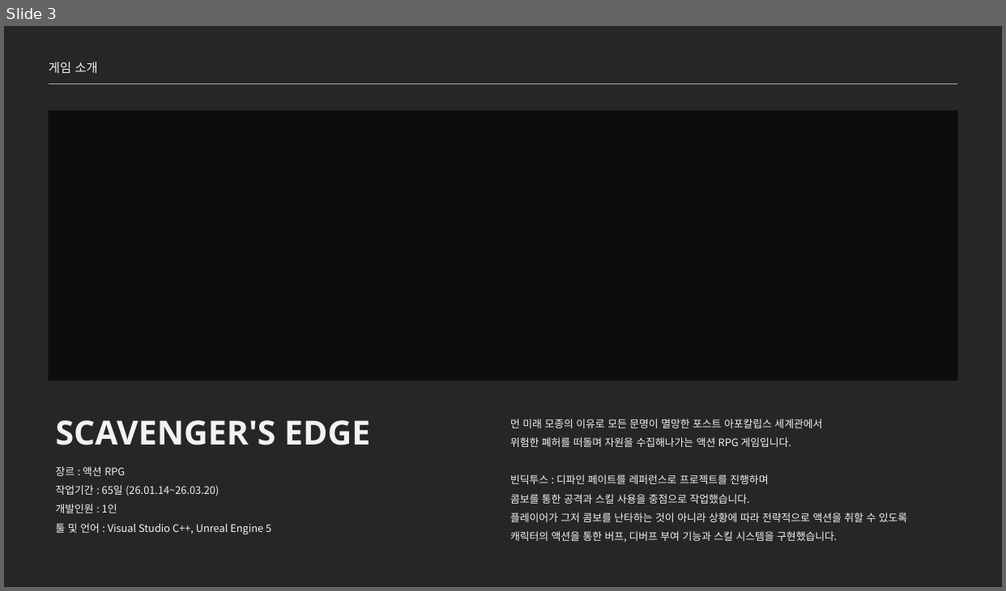
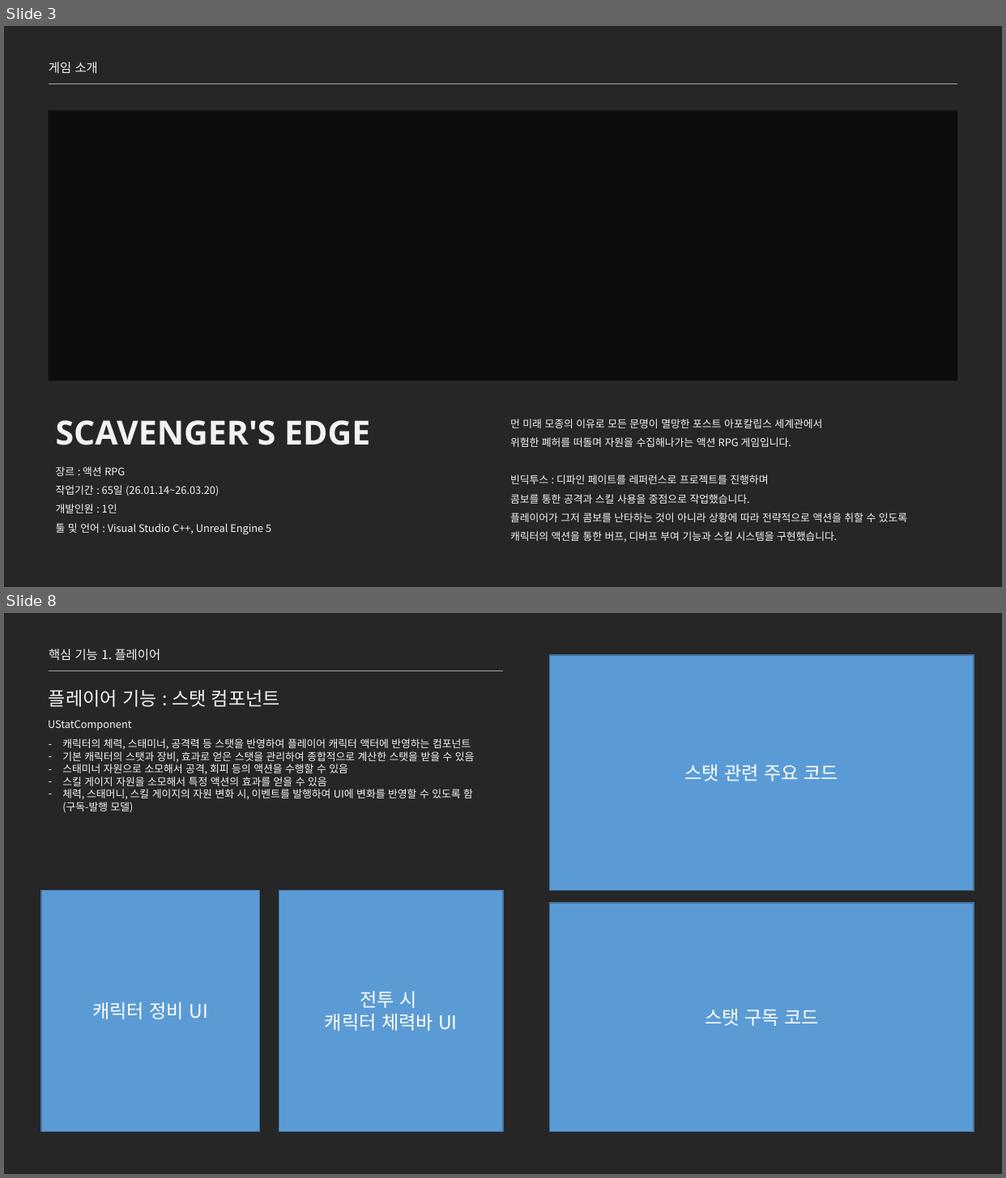
Before and after one commit to jhk0701/project-ARPGHunter, a slide deck: Docs/UnrealEngine_문서_김정환.pptx. Shown one above the other, each under a label of ours: slide 3 before the commit, slides 3 and 8 after it; the slides between them are not shown. The pictures are 1006x591 and 1006x1178 pixels, drawn with LibreOffice and Linux fonts; fonts in the diff are those of the drawing. Boxes give left, top, right and bottom in pixels: in the first picture for what was removed or moved away, otherwise in the second. Text is boxed around its words. In the diff, an @@ line names an element or a change of style, - is before the commit and + after.

```diff
--- a/Docs/UnrealEngine_문서_김정환.pptx
+++ b/Docs/UnrealEngine_문서_김정환.pptx
@@ slide 8 added at <box>4,613,1002,1174</box>, background #262626 @@
@@ text added at <box>49,649,161,661</box>, 12 pt, text #F2F2F2 @@
+핵심 기능 1. 플레이어
@@ rectangle added at <box>550,655,974,891</box>, fill #5B9BD5, outline #43739E 1 pt, 18 pt, text #FFFFFF @@
+스탯 관련 주요 코드
@@ line added from (49, 671) to (503, 671), #A6A6A6 0.5 pt @@
@@ text added at <box>49,690,280,707</box>, 18 pt, text #F2F2F2 @@
+플레이어 기능 : 스탯 컴포넌트
@@ text added at <box>48,720,132,730</box>, 10 pt, text #F2F2F2 @@
+UStatComponent
@@ text added at <box>62,739,475,813</box>, 10 pt, text #F2F2F2 @@
+– 캐릭터의 체력, 스태미너, 공격력 등 스탯을 반영하여 플레이어 캐릭터 액터에 반영하는 컴포넌트
+– 기본 캐릭터의 스탯과 장비, 효과로 얻은 스탯을 관리하여 종합적으로 계산한 스탯을 받을 수 있음
+– 스태미너 자원으로 소모해서 공격, 회피 등의 액션을 수행할 수 있음
+– 스킬 게이지 자원을 소모해서 특정 액션의 효과를 얻을 수 있음
+– 체력, 스태머니, 스킬 게이지의 자원 변화 시, 이벤트를 발행하여 UI에 변화를 반영할 수 있도록 함
+  (구독-발행 모델)
@@ rectangle added at <box>41,891,260,1131</box>, fill #5B9BD5, outline #43739E 1 pt, 18 pt, text #FFFFFF @@
+캐릭터 정비 UI
@@ rectangle added at <box>279,891,503,1131</box>, fill #5B9BD5, outline #43739E 1 pt, 18 pt, text #FFFFFF @@
+전투 시
+캐릭터 체력바 UI
@@ rectangle added at <box>550,903,974,1131</box>, fill #5B9BD5, outline #43739E 1 pt, 18 pt, text #FFFFFF @@
+스탯 구독 코드
```
Also in this commit, not shown: 5 slides changed, 4 other slides added, 1 other file.
